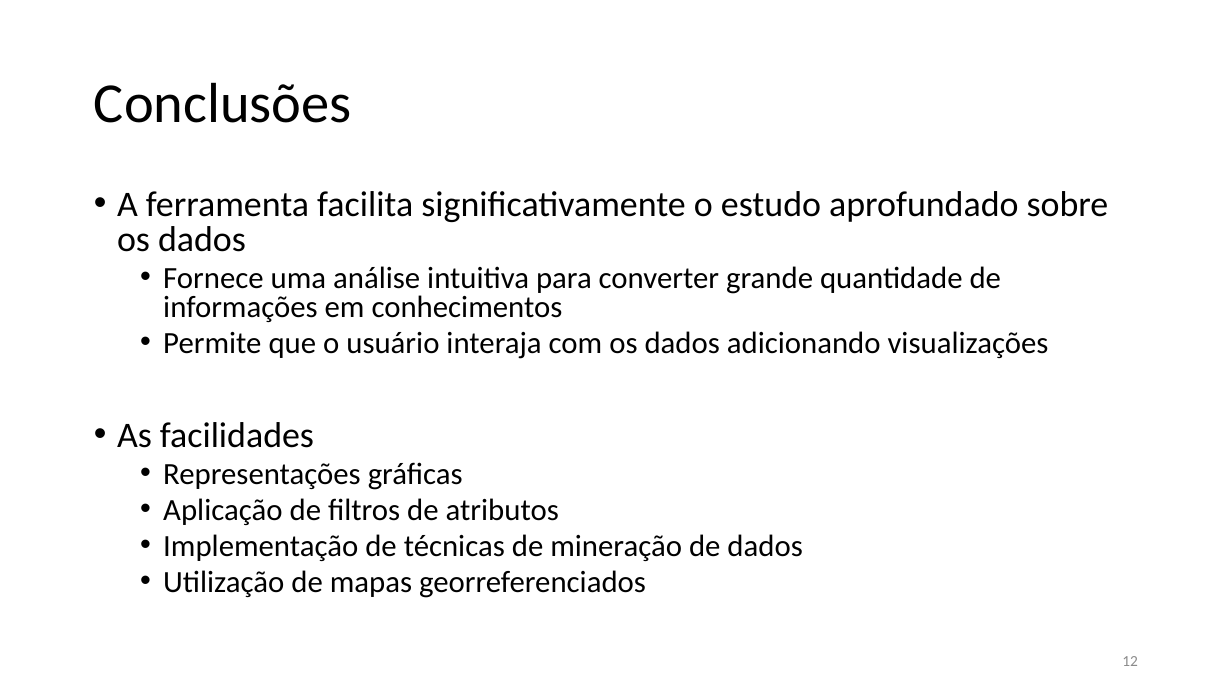
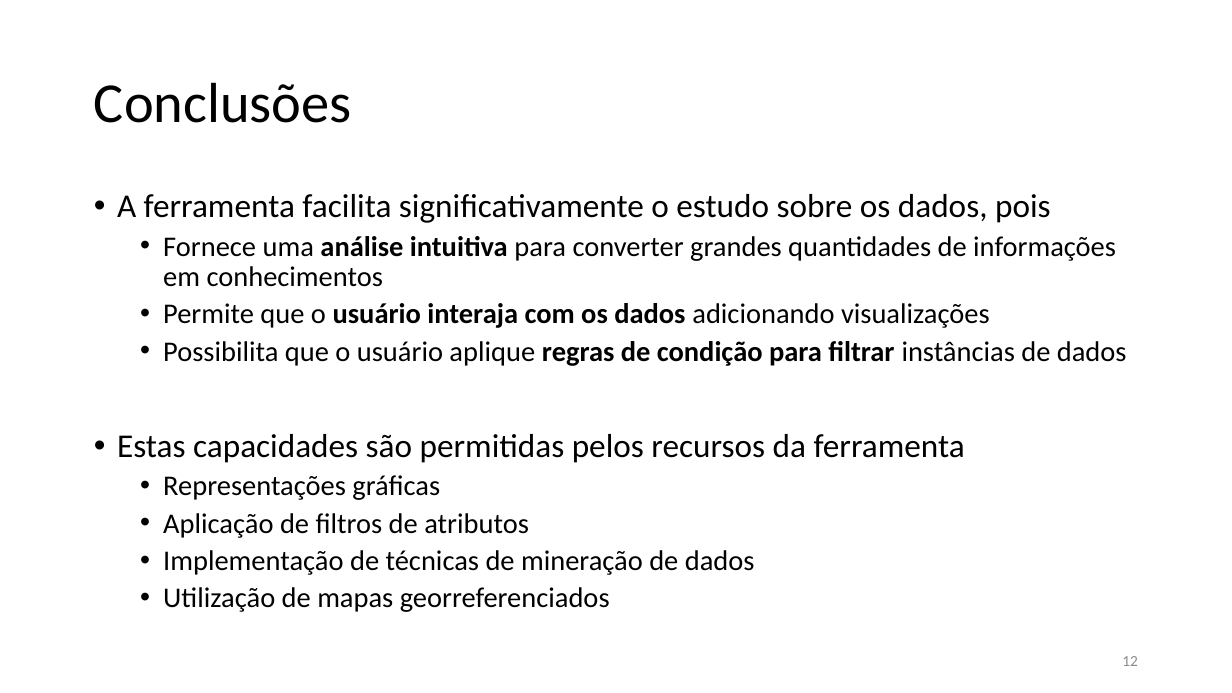
Before and after one commit to renanpupin/geovis, a slide deck: slide 12 of documentos/Slides - ApresentaçãoFinal - TCC3 - RenanPupin.pptx. Drawn at 1232x693 pixels with LibreOffice and Linux fonts; fonts in the diff are those of the drawing. Boxes give left, top, right and bottom in pixels: in the first picture for what was removed or moved away, otherwise in the second. Text is boxed around its words. In the diff, an @@ line names an element or a change of style, - is before the commit and + after.

Commit message:
alterações nos conjuntos de dados e correções no artigo e slides

```diff
--- a/documentos/Slides - ApresentaçãoFinal - TCC3 - RenanPupin.pptx
+++ b/documentos/Slides - ApresentaçãoFinal - TCC3 - RenanPupin.pptx
@@ text at box(117, 194, 1116, 287): text changed; size 24 to 22.2 pt @@
-• A ferramenta facilita significativamente o estudo aprofundado sobre os dados
-  • Fornece uma análise intuitiva para converter grande quantidade de informações em conhecimentos
+• A ferramenta facilita significativamente o estudo sobre os dados, pois
+  • Fornece uma análise intuitiva para converter grandes quantidades de informações em conhecimentos
@@ text at box(163, 303, 990, 612): size 24 to 22.2 pt in "Permite que o usuário interaja com os ...", "Representações gráficas", "Aplicação de filtros de atributos", "Implementação de técnicas de mineração de dados" and 1 more places; bold on in "usuário interaja com os dados"; line spacing 0.8 to 0.9 @@
@@ text at box(117, 341, 1127, 463): text changed; size 28 to 22.2 pt @@
-• As facilidades
+  • Possibilita que o usuário aplique regras de condição para filtrar instâncias de dados
+• Estas capacidades são permitidas pelos recursos da ferramenta
```
Also in this commit, not shown: 5 other slides changed, 2 other files.
